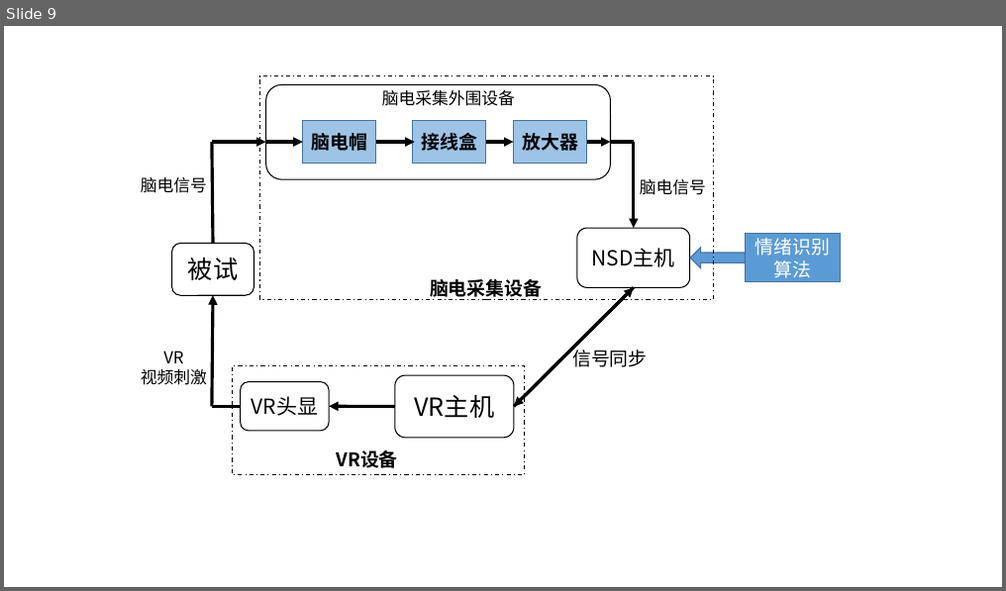
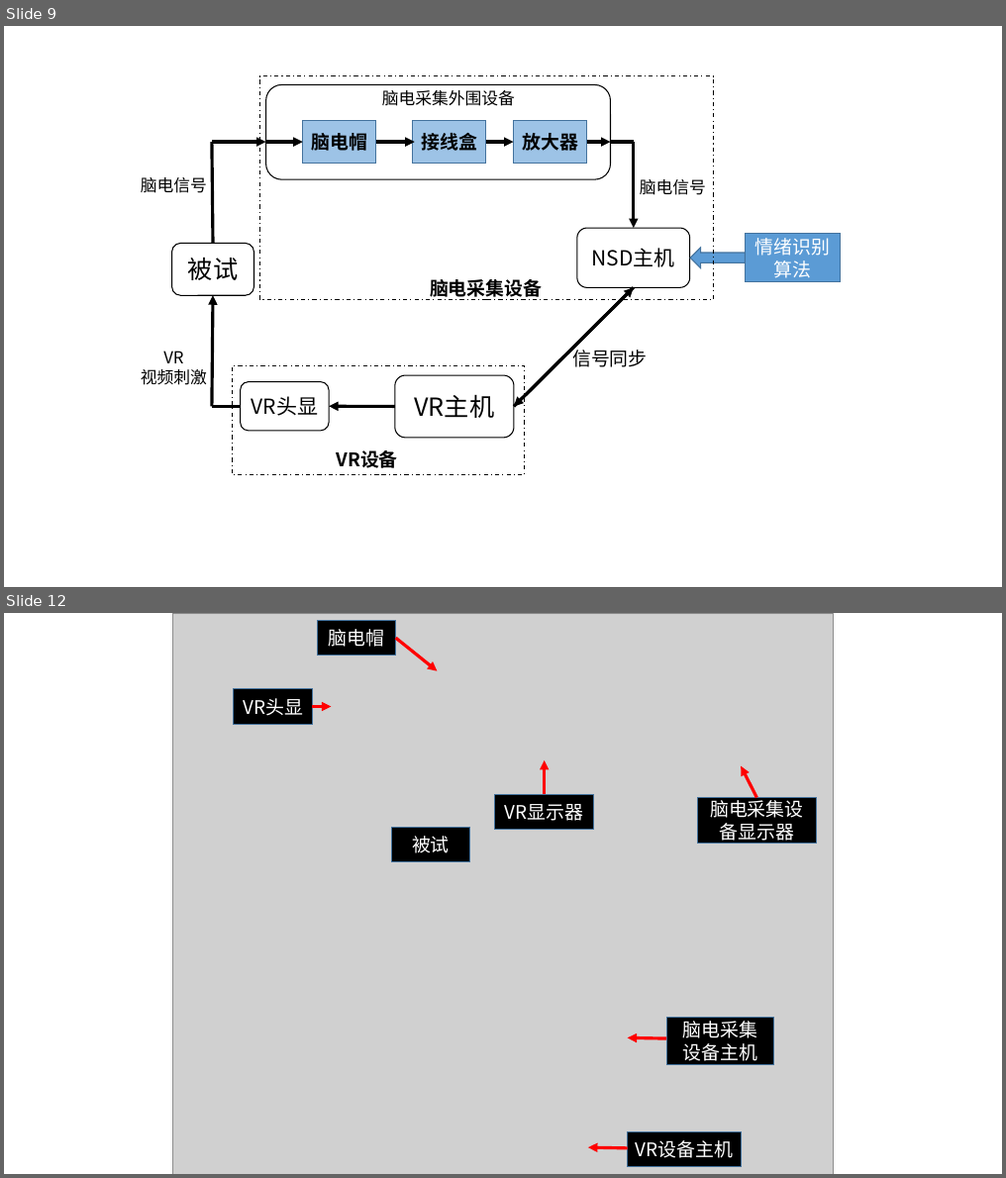
Before and after one commit to wandouqiang/-, a slide deck: 图集.pptx. Shown one above the other, each under a label of ours: slide 9 before the commit, slides 9 and 12 after it; the slides between them are not shown. The pictures are 1006x591 and 1006x1178 pixels, drawn with LibreOffice and Linux fonts; fonts in the diff are those of the drawing; grey boxes stand for pictures. Boxes give left, top, right and bottom in pixels: in the first picture for what was removed or moved away, otherwise in the second. Text is boxed around its words. In the diff, an @@ line names an element or a change of style, - is before the commit and + after.

```diff
--- a/图集.pptx
+++ b/图集.pptx
@@ slide 12 added at [4, 613, 1002, 1174], background #FFFFFF @@
@@ picture added at [173, 613, 834, 1174] @@
@@ rectangle added at [318, 621, 396, 656], fill #000000, outline #43739E 1 pt, 18 pt, text #FFFFFF @@
+脑电帽
@@ arrow added from (395, 638) to (438, 671), #FF0000 3 pt @@
@@ rectangle added at [234, 689, 313, 725], fill #000000, outline #43739E 1 pt, 18 pt, text #FFFFFF @@
+VR头显
@@ arrow added from (313, 707) to (331, 707), #FF0000 3 pt @@
@@ arrow added from (545, 794) to (545, 761), #FF0000 3 pt @@
@@ arrow added from (757, 798) to (741, 766), #FF0000 3 pt @@
@@ rectangle added at [495, 794, 595, 830], fill #000000, outline #43739E 1 pt, 18 pt, text #FFFFFF @@
+VR显示器
@@ rectangle added at [697, 798, 816, 844], fill #000000, outline #43739E 1 pt, 18 pt, text #FFFFFF @@
+脑电采集设备显示器
@@ rectangle added at [392, 828, 470, 863], fill #000000, outline #43739E 1 pt, 18 pt, text #FFFFFF @@
+被试
@@ rectangle added at [666, 1018, 774, 1065], fill #000000, outline #43739E 1 pt, 18 pt, text #FFFFFF @@
+脑电采集设备主机
@@ arrow added from (666, 1039) to (628, 1039), #FF0000 3 pt @@
@@ rectangle added at [628, 1133, 742, 1167], fill #000000, outline #43739E 1 pt, 18 pt, text #FFFFFF @@
+VR设备主机
@@ arrow added from (628, 1149) to (588, 1148), #FF0000 3 pt @@
```
Also in this commit, not shown: 2 other slides added, 4 other files.
